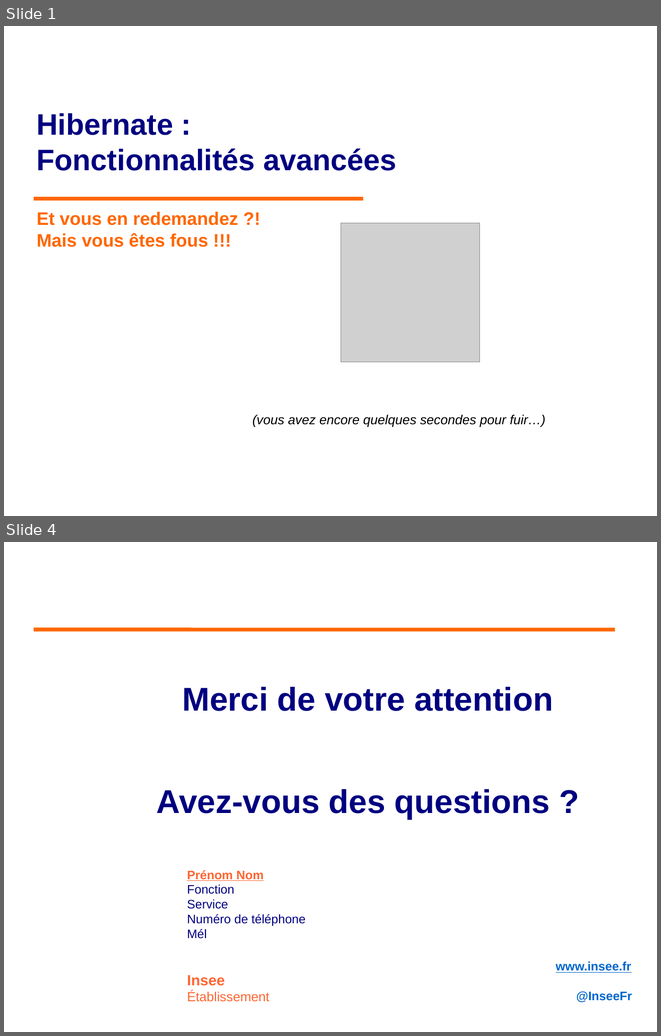
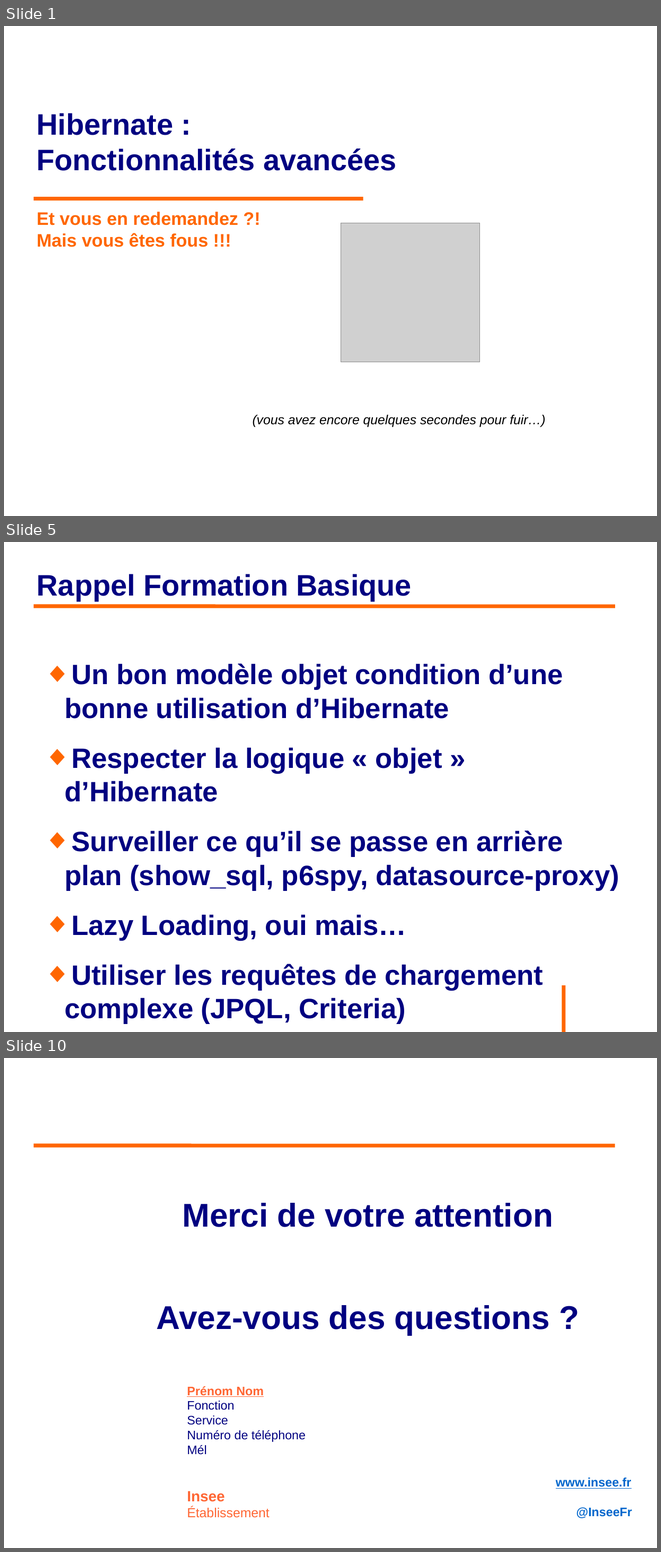
Before and after one commit to philphils/formation-hibernate-avancee, a slide deck: Documentation/diapo_formation_hibernate_avancee.odp. Shown one above the other, each under a label of ours: slides 1 and 4 before the commit, slides 1, 5 and 10 after it; the slides between them are not shown. The pictures are 661x1036 and 661x1552 pixels, drawn with LibreOffice and Linux fonts; fonts in the diff are those of the drawing; grey boxes stand for pictures; background and template pictures are left out. Boxes give left, top, right and bottom in pixels: in the first picture for what was removed or moved away, otherwise in the second. Text is boxed around its words. In the diff, an @@ line names an element or a change of style, - is before the commit and + after.

Commit message:
Permière partie rappel et installation projet

```diff
--- a/Documentation/diapo_formation_hibernate_avancee.odp
+++ b/Documentation/diapo_formation_hibernate_avancee.odp
@@ slide 5 added at bbox=[4, 542, 657, 1032], background #FFFFFF @@
@@ title added at bbox=[37, 574, 412, 601], 36 pt, text #000080, bold @@
+Rappel Formation Basique
@@ line added from (34, 606) to (616, 606), #FF6600 4.54 pt @@
@@ text added at bbox=[64, 663, 619, 1024], 34 pt, text #000080, bold @@
+◆ Un bon modèle objet condition d’une bonne utilisation d’Hibernate
+◆ Respecter la logique « objet » d’Hibernate
+◆ Surveiller ce qu’il se passe en arrière plan (show_sql, p6spy, datasource-proxy)
+◆ Lazy Loading, oui mais…
+◆ Utiliser les requêtes de chargement complexe (JPQL, Criteria)
@@ line added from (564, 985) to (564, 1032), #FF6600 4.54 pt @@
@@ what was slide 4 is now slide 10 @@
```
Also in this commit, not shown: 2 slides changed, 5 other slides added.
